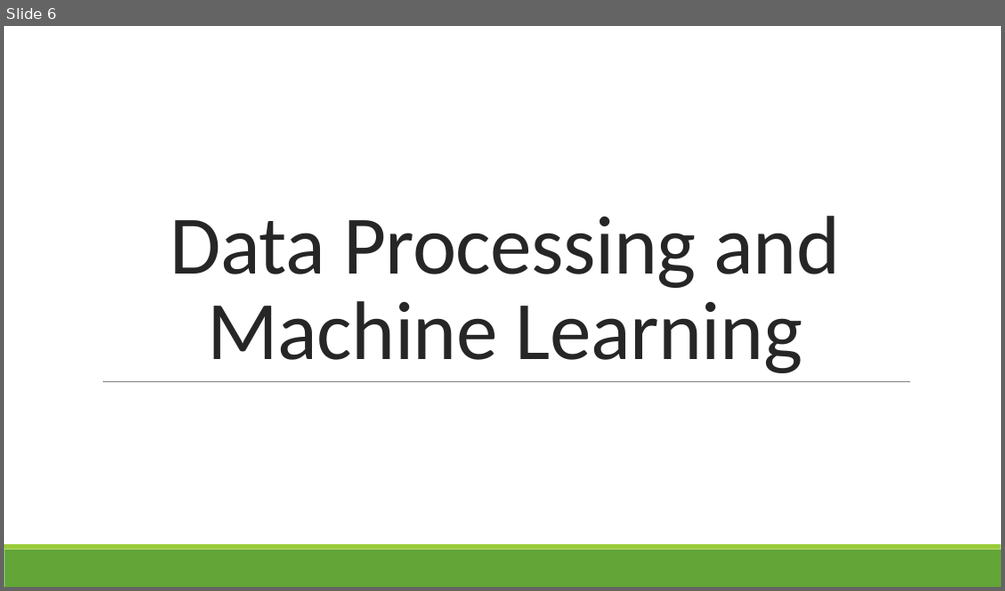
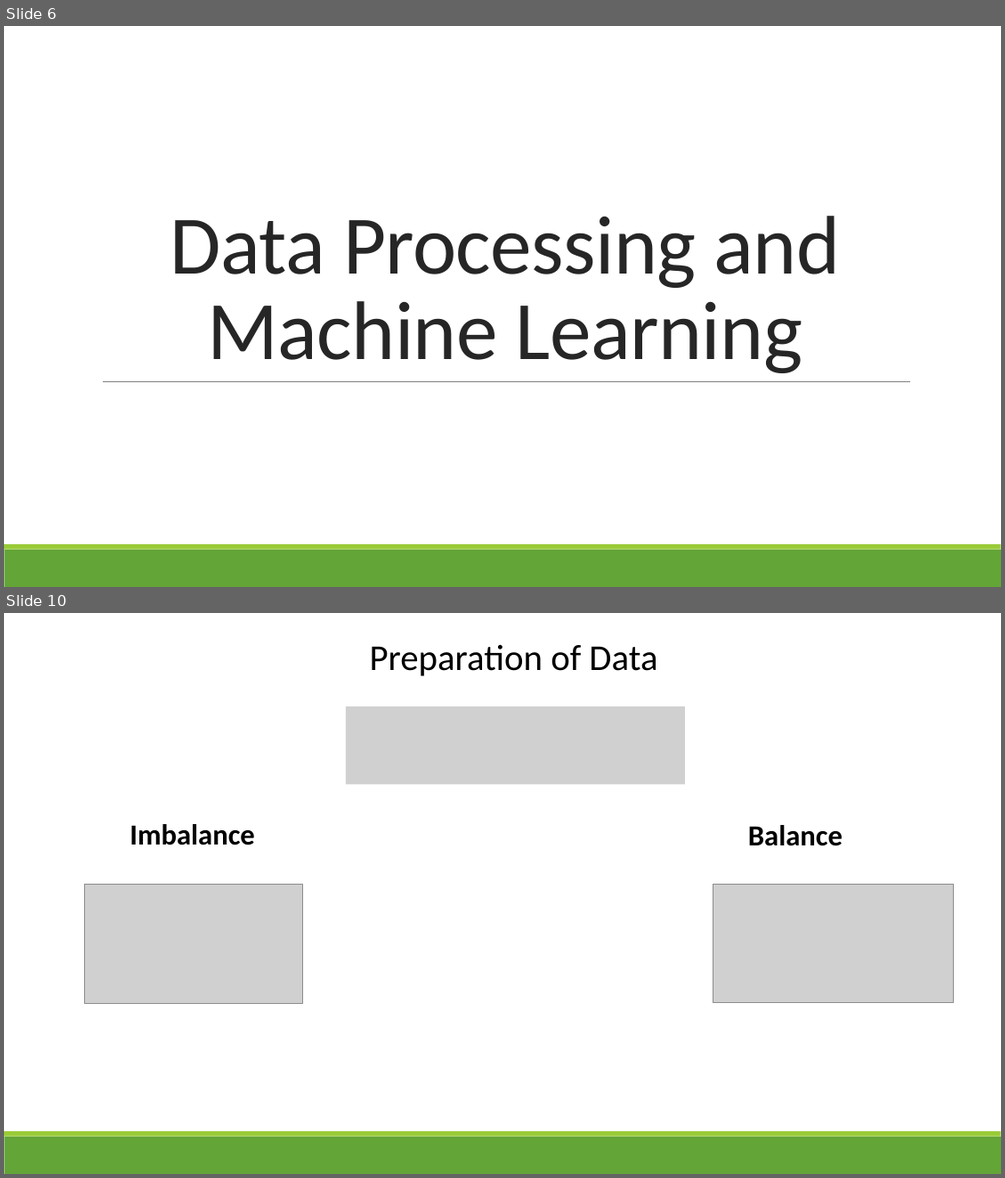
Before and after one commit to G6-2Flyy/DS-Project-4-Group-2, a slide deck: anjum_stuff/Silicon Prairie Bank Presentation.pptx. Shown one above the other, each under a label of ours: slide 6 before the commit, slides 6 and 10 after it; the slides between them are not shown. The pictures are 1005x591 and 1005x1178 pixels, drawn with LibreOffice and Linux fonts; fonts in the diff are those of the drawing; grey boxes stand for pictures. Boxes give left, top, right and bottom in pixels: in the first picture for what was removed or moved away, otherwise in the second. Text is boxed around its words. In the diff, an @@ line names an element or a change of style, - is before the commit and + after.

```diff
--- a/anjum_stuff/Silicon Prairie Bank Presentation.pptx
+++ b/anjum_stuff/Silicon Prairie Bank Presentation.pptx
@@ slide 10 added at [4,613,1001,1174], background #FFFFFF; not listed: 2 template elements that a slide beside it also shows @@
@@ text added at [370,644,657,676], 35 pt, text #000000 @@
+Preparation of Data
@@ picture added at [346,706,685,784] @@
@@ text added at [129,824,255,845], 28 pt, text #000000, bold @@
+Imbalance
@@ text added at [748,825,842,846], 28 pt, text #000000, bold @@
+Balance
@@ picture added at [84,884,302,1004] @@
@@ picture added at [713,884,953,1003] @@
```
Also in this commit, not shown: 2 slides changed, 12 other slides added, 15 other files.
